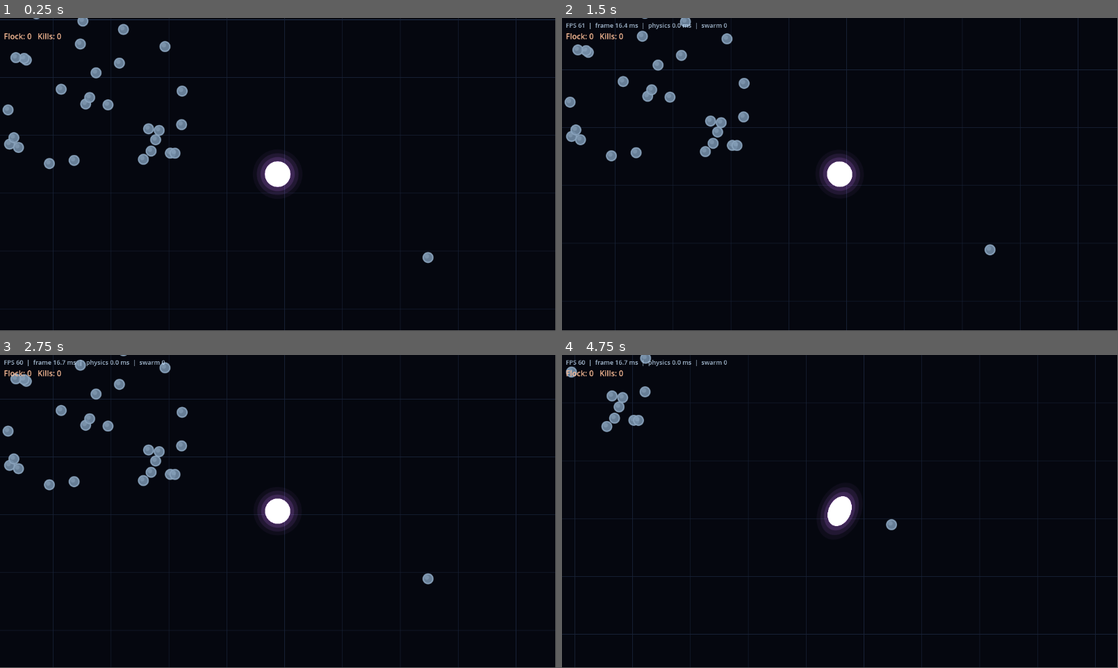
Above: before the commit, frames 1-4 (two rows, left to right).
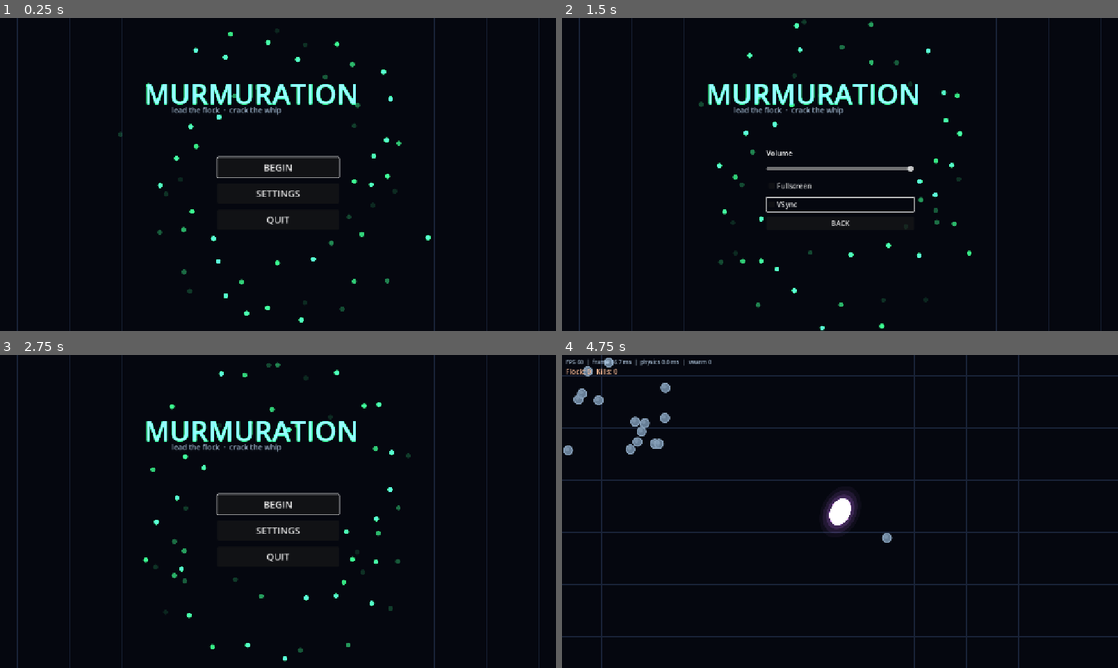
Above: after the commit, the same moments.

Repository: jadjoker/tdf
Game: Godot game, scene res://scenes/MainMenu.tscn
The game is run twice, just before and just after one commit, with the same random seed, the same clock (stepped at 60 frames per second) and the same inputs. Before the commit the project starts from res://main.tscn.
Inputs (mouse positions are in pixels of both pictures, inside the frame that each line leads up to):
- Up to frame 1 (0.25 s): no input
- Up to frame 2 (1.5 s): click (840, 193) at 0.5 s, where only the run after the commit has a clickable "SETTINGS"; click (840, 202) at 1.25 s, where only the run after the commit has a clickable "VSync"
- Up to frame 3 (2.75 s): click (278, 558) at 2 s, where only the run after the commit has a clickable "BACK"
- Up to frame 4 (4.75 s): click (840, 505) at 2.75 s, where only the run after the commit has a clickable "BEGIN"; tap Enter at 3.5 s; move the mouse to (962, 495) at 3.52 s; hold D (move_right) 3.53-4.25 s; tap M at 3.6 s; click (962, 495) at 3.67 s; drag from (728, 527) to (817, 580) at 4.27 s
In our replay, the window is 799x449 before the commit and 800x450 after it. These sizes can differ from the game's own. Grey fills any space a smaller window leaves; there, only what the larger window draws over its background counts as a difference.

The runs differ from the first frame. In frame 1, 7.2% of the frame differs, in the area x 0-100%, y 0-100%; in frame 2, 7.4%; in frame 3, 7.1%; in frame 4, 6.7%.

Commit message:
v0.4 shell: main menu, settings, gamepad, display scaling
- Procedural MURMURATION title screen with ambient flock, best-run stats,
  BEGIN/SETTINGS/QUIT (controller focus navigation)
- Settings (volume/fullscreen/vsync) persisted in save.cfg and applied on
  boot; run-best writes no longer clobber the settings section
- Gamepad: left-stick movement, Start = pause, A = restart, focus-nav
  upgrade cards; M returns to menu from pause/death
- 1280x720 canvas_items stretch for fullscreen and Steam Deck

Co-Authored-By: Claude Fable 5 <noreply@anthropic.com>

Diff:
--- a/project.godot
+++ b/project.godot
@@ -11,9 +11,16 @@
 [application]
 
 config/name="Murmuration"
-run/main_scene="uid://dg8f5v0hjxn0t"
+run/main_scene="res://scenes/MainMenu.tscn"
 config/features=PackedStringArray("4.4", "Forward Plus")
 config/icon="res://icon.svg"
+
+[display]
+
+window/size/viewport_width=1280
+window/size/viewport_height=720
+window/stretch/mode="canvas_items"
+window/stretch/aspect="keep"
 
 [rendering]
 
@@ -26,23 +33,27 @@
 "deadzone": 0.2,
 "events": [Object(InputEventKey,"resource_local_to_scene":false,"resource_name":"","device":-1,"window_id":0,"alt_press …(192 unchanged characters)…
 , Object(InputEventKey,"resource_local_to_scene":false,"resource_name":"","device":-1,"window_id":0,"alt_pressed":false …(186 unchanged characters)…
+, Object(InputEventJoypadMotion,"resource_local_to_scene":false,"resource_name":"","device":-1,"axis":1,"axis_value":-1.0,"script":null)
 ]
 }
 move_down={
 "deadzone": 0.2,
 "events": [Object(InputEventKey,"resource_local_to_scene":false,"resource_name":"","device":-1,"window_id":0,"alt_press …(192 unchanged characters)…
 , Object(InputEventKey,"resource_local_to_scene":false,"resource_name":"","device":-1,"window_id":0,"alt_pressed":false …(186 unchanged characters)…
+, Object(InputEventJoypadMotion,"resource_local_to_scene":false,"resource_name":"","device":-1,"axis":1,"axis_value":1.0,"script":null)
 ]
 }
 move_left={
 "deadzone": 0.2,
 "events": [Object(InputEventKey,"resource_local_to_scene":false,"resource_name":"","device":-1,"window_id":0,"alt_press …(191 unchanged characters)…
 , Object(InputEventKey,"resource_local_to_scene":false,"resource_name":"","device":-1,"window_id":0,"alt_pressed":false …(186 unchanged characters)…
+, Object(InputEventJoypadMotion,"resource_local_to_scene":false,"resource_name":"","device":-1,"axis":0,"axis_value":-1.0,"script":null)
 ]
 }
 move_right={
 "deadzone": 0.2,
 "events": [Object(InputEventKey,"resource_local_to_scene":false,"resource_name":"","device":-1,"window_id":0,"alt_press …(192 unchanged characters)…
 , Object(InputEventKey,"resource_local_to_scene":false,"resource_name":"","device":-1,"window_id":0,"alt_pressed":false …(186 unchanged characters)…
+, Object(InputEventJoypadMotion,"resource_local_to_scene":false,"resource_name":"","device":-1,"axis":0,"axis_value":1.0,"script":null)
 ]
 }
--- /dev/null
+++ b/scenes/MainMenu.tscn
@@ -0,0 +1,6 @@
+[gd_scene load_steps=2 format=3]
+
+[ext_resource type="Script" path="res://scripts/main_menu.gd" id="1_menu"]
+
+[node name="MainMenu" type="Node2D"]
+script = ExtResource("1_menu")
--- /dev/null
+++ b/scripts/game_settings.gd
@@ -0,0 +1,37 @@
+extends RefCounted
+
+# Shared load/apply for user settings, stored in the same save.cfg as run bests.
+# Static so any scene can `preload(...).apply_saved()` without an autoload.
+
+const PATH := "user://save.cfg"
+
+
+static func load_all() -> ConfigFile:
+	var cfg := ConfigFile.new()
+	cfg.load(PATH)   # missing file is fine — defaults below
+	return cfg
+
+
+static func apply_saved() -> void:
+	apply(load_all())
+
+
+static func apply(cfg: ConfigFile) -> void:
+	var vol: float = cfg.get_value("settings", "volume", 1.0)
+	AudioServer.set_bus_volume_db(0, linear_to_db(clampf(vol, 0.0001, 1.0)))
+
+	if DisplayServer.get_name() == "headless":
+		return
+	var fs: bool = cfg.get_value("settings", "fullscreen", false)
+	DisplayServer.window_set_mode(
+		DisplayServer.WINDOW_MODE_FULLSCREEN if fs else DisplayServer.WINDOW_MODE_WINDOWED)
+	var vs: bool = cfg.get_value("settings", "vsync", true)
+	DisplayServer.window_set_vsync_mode(
+		DisplayServer.VSYNC_ENABLED if vs else DisplayServer.VSYNC_DISABLED)
+
+
+static func save_setting(key: String, value) -> void:
+	# Load-modify-save so run bests in the same file are never clobbered
+	var cfg := load_all()
+	cfg.set_value("settings", key, value)
+	cfg.save(PATH)
--- /dev/null
+++ b/scripts/main_menu.gd
@@ -0,0 +1,193 @@
+extends Node2D
+
+# MURMURATION title screen. Everything procedural: neon glow environment,
+# world grid, an ambient decorative flock, and code-built UI.
+# Settings persist to user://save.cfg [settings] via game_settings.gd.
+
+const GS = preload("res://scripts/game_settings.gd")
+const _FollowerScript = preload("res://scripts/followerunit.gd")
+
+const AMBIENT_COUNT := 56
+
+var _t: float = 0.0
+var _menu_box: VBoxContainer
+var _settings_box: VBoxContainer
+var _begin_btn: Button
+
+
+func _ready() -> void:
+	GS.apply_saved()
+
+	var cam := Camera2D.new()
+	add_child(cam)
+
+	var env := Environment.new()
+	env.glow_enabled = true
+	env.glow_intensity = 1.0
+	env.glow_strength = 1.05
+	env.glow_bloom = 0.05
+	env.glow_blend_mode = Environment.GLOW_BLEND_MODE_SCREEN
+	env.glow_hdr_threshold = 1.1
+	var we := WorldEnvironment.new()
+	we.environment = env
+	add_child(we)
+
+	var grid := preload("res://scripts/grid_background.gd").new()
+	add_child(grid)
+
+	_build_ui()
+
+
+func _process(delta: float) -> void:
+	_t += delta
+	queue_redraw()
+
+
+func _draw() -> void:
+	# Ambient murmuration: deterministic per-index orbits with sine wobble
+	var c: Color = _FollowerScript.COLOR_SWARM
+	for i in range(AMBIENT_COUNT):
+		var fi := float(i)
+		var radius: float = 170.0 + fmod(fi * 47.0, 190.0)
+		var speed: float = 0.10 + fmod(fi, 7.0) * 0.028
+		var angle: float = _t * speed + fi * 2.39996   # golden-angle spread
+		var pos := Vector2(cos(angle), sin(angle)) * radius
+		pos += Vector2(sin(_t * 1.3 + fi) * 16.0, cos(_t * 1.7 + fi * 0.7) * 12.0)
+		var a: float = 0.35 + 0.3 * sin(_t * 0.9 + fi)
+		draw_circle(pos, 5.0, Color(c.r, c.g, c.b, a), true, -1.0, true)
+
+
+func _build_ui() -> void:
+	var layer := CanvasLayer.new()
+	add_child(layer)
+
+	var title := Label.new()
+	title.text = "MURMURATION"
+	title.add_theme_font_size_override("font_size", 64)
+	title.modulate = Color(0.6, 2.6, 1.5)
+	title.horizontal_alignment = HORIZONTAL_ALIGNMENT_CENTER
+	title.set_anchors_and_offsets_preset(Control.PRESET_CENTER)
+	title.size = Vector2(900.0, 80.0)
+	title.position += Vector2(-450.0, -220.0)
+	layer.add_child(title)
+
+	var tag := Label.new()
+	tag.text = "lead the flock  ·  crack the whip"
+	tag.add_theme_font_size_override("font_size", 17)
+	tag.modulate = Color(0.7, 0.8, 0.9, 0.85)
+	tag.horizontal_alignment = HORIZONTAL_ALIGNMENT_CENTER
+	tag.set_anchors_and_offsets_preset(Control.PRESET_CENTER)
+	tag.size = Vector2(900.0, 26.0)
+	tag.position += Vector2(-450.0, -150.0)
+	layer.add_child(tag)
+
+	# Best-run line from save
+	var cfg := GS.load_all()
+	var bs: int = cfg.get_value("run", "best_score", 0)
+	var bt: int = cfg.get_value("run", "best_time_s", 0)
+	if bs > 0 or bt > 0:
+		var best := Label.new()
+		best.text = "best score %d   ·   longest flight %d:%02d" % [bs, bt / 60, bt % 60]
+		best.add_theme_font_size_override("font_size", 14)
+		best.modulate = Color(2.0, 1.6, 0.8, 0.9)
+		best.horizontal_alignment = HORIZONTAL_ALIGNMENT_CENTER
+		best.set_anchors_and_offsets_preset(Control.PRESET_CENTER)
+		best.size = Vector2(900.0, 22.0)
+		best.position += Vector2(-450.0, -118.0)
+		layer.add_child(best)
+
+	# Main buttons
+	_menu_box = VBoxContainer.new()
+	_menu_box.set_anchors_and_offsets_preset(Control.PRESET_CENTER)
+	_menu_box.size = Vector2(280.0, 200.0)
+	_menu_box.position += Vector2(-140.0, -40.0)
+	_menu_box.add_theme_constant_override("separation", 14)
+	layer.add_child(_menu_box)
+
+	_begin_btn = _menu_button("BEGIN", _on_begin)
+	_menu_button("SETTINGS", _on_settings)
+	_menu_button("QUIT", _on_quit)
+	_begin_btn.grab_focus()   # controller/keyboard navigation works out of the box
+
+	# Settings panel (hidden until opened)
+	_settings_box = VBoxContainer.new()
+	_settings_box.set_anchors_and_offsets_preset(Control.PRESET_CENTER)
+	_settings_box.size = Vector2(340.0, 240.0)
+	_settings_box.position += Vector2(-170.0, -60.0)
+	_settings_box.add_theme_constant_override("separation", 12)
+	_settings_box.visible = false
+	layer.add_child(_settings_box)
+
+	var vol_label := Label.new()
+	vol_label.text = "Volume"
+	_settings_box.add_child(vol_label)
+
+	var vol := HSlider.new()
+	vol.min_value = 0.0
+	vol.max_value = 1.0
+	vol.step = 0.05
+	vol.value = cfg.get_value("settings", "volume", 1.0)
+	vol.custom_minimum_size = Vector2(320.0, 24.0)
+	vol.value_changed.connect(_on_volume)
+	_settings_box.add_child(vol)
+
+	var fs := CheckBox.new()
+	fs.text = "Fullscreen"
+	fs.button_pressed = cfg.get_value("settings", "fullscreen", false)
+	fs.toggled.connect(_on_fullscreen)
+	_settings_box.add_child(fs)
+
+	var vs := CheckBox.new()
+	vs.text = "VSync"
+	vs.button_pressed = cfg.get_value("settings", "vsync", true)
+	vs.toggled.connect(_on_vsync)
+	_settings_box.add_child(vs)
+
+	var back := Button.new()
+	back.text = "BACK"
+	back.pressed.connect(_on_settings_back)
+	_settings_box.add_child(back)
+
+
+func _menu_button(label: String, handler: Callable) -> Button:
+	var btn := Button.new()
+	btn.text = label
+	btn.add_theme_font_size_override("font_size", 22)
+	btn.custom_minimum_size = Vector2(280.0, 46.0)
+	btn.pressed.connect(handler)
+	_menu_box.add_child(btn)
+	return btn
+
+
+func _on_begin() -> void:
+	get_tree().change_scene_to_file("res://main.tscn")
+
+
+func _on_settings() -> void:
+	_menu_box.visible = false
+	_settings_box.visible = true
+
+
+func _on_settings_back() -> void:
+	_settings_box.visible = false
+	_menu_box.visible = true
+	_begin_btn.grab_focus()
+
+
+func _on_quit() -> void:
+	get_tree().quit()
+
+
+func _on_volume(v: float) -> void:
+	GS.save_setting("volume", v)
+	AudioServer.set_bus_volume_db(0, linear_to_db(clampf(v, 0.0001, 1.0)))
+
+
+func _on_fullscreen(on: bool) -> void:
+	GS.save_setting("fullscreen", on)
+	GS.apply_saved()
+
+
+func _on_vsync(on: bool) -> void:
+	GS.save_setting("vsync", on)
+	GS.apply_saved()
--- a/scripts/pause_controller.gd
+++ b/scripts/pause_controller.gd
@@ -17,15 +17,19 @@
 		var restart := false
 		if event is InputEventKey and event.pressed and event.keycode == KEY_R:
 			restart = true
-		# Tap/click restart, delayed so the death click doesn't skip the screen
-		elif event is InputEventMouseButton and event.pressed \
-				and Time.get_ticks_msec() - _phase._game_over_at_ms > 800:
+		elif event is InputEventKey and event.pressed and event.keycode == KEY_M:
+			_go_to_menu()
+			return
+		# Tap/click/gamepad-A restart, delayed so the death input doesn't skip the screen
+		elif (event is InputEventMouseButton or (event is InputEventJoypadButton and event.button_index == JOY_BUTTON_A)) \
+				and event.pressed and Time.get_ticks_msec() - _phase._game_over_at_ms > 800:
 			restart = true
 		if restart:
 			_phase.request_restart()
 		return
 
-	# Upgrade cards: 1/2/3 pick (clicks work too — the layer is ALWAYS-mode)
+	# Upgrade cards: 1/2/3 pick; clicks and controller focus-navigation (dpad/stick
+	# + A) also work because the layer is ALWAYS-mode and the first card grabs focus
 	if _phase._upgrade_layer != null:
 		if event is InputEventKey and event.pressed:
 			match event.keycode:
@@ -39,3 +43,13 @@
 			_phase.toggle_pause()
 		elif event.keycode == KEY_R and get_tree().paused:
 			_phase.request_restart()
+		elif event.keycode == KEY_M and get_tree().paused:
+			_go_to_menu()
+	elif event is InputEventJoypadButton and event.pressed and event.button_index == JOY_BUTTON_START:
+		_phase.toggle_pause()
+
+
+func _go_to_menu() -> void:
+	get_tree().paused = false
+	Engine.time_scale = 1.0
+	get_tree().change_scene_to_file("res://scenes/MainMenu.tscn")
--- a/scripts/phase_1.gd
+++ b/scripts/phase_1.gd
@@ -124,6 +124,7 @@
 func _ready() -> void:
 	randomize()
 	_run_start_ms = Time.get_ticks_msec()
+	preload("res://scripts/game_settings.gd").apply_saved()
 	_load_save()
 	spawn_followers()
 	_build_swarm_renderers()
@@ -531,7 +532,9 @@
 
 
 func _write_save() -> void:
+	# Load-modify-save: the same file holds [settings] — don't clobber it
 	var cfg := ConfigFile.new()
+	cfg.load(SAVE_PATH)
 	cfg.set_value("run", "best_score", best_score)
 	cfg.set_value("run", "best_time_s", best_time_s)
 	cfg.save(SAVE_PATH)
@@ -586,7 +589,7 @@
 	layer.add_child(stats)
 
 	var hint := Label.new()
-	hint.text = "Press R — or tap — to lead a new murmuration"
+	hint.text = "R or tap — fly again        M — menu"
 	hint.add_theme_font_size_override("font_size", 16)
 	hint.modulate = Color(0.6, 0.65, 0.75)
 	hint.horizontal_alignment = HORIZONTAL_ALIGNMENT_CENTER
@@ -639,6 +642,8 @@
 		btn.position += Vector2(-(card_w * 1.5 + gap) + float(i) * (card_w + gap), -card_h * 0.5)
 		btn.pressed.connect(pick_upgrade.bind(i))
 		_upgrade_layer.add_child(btn)
+		if i == 0:
+			btn.grab_focus()   # controller: dpad/stick between cards, A to pick
 
 
 func pick_upgrade(index: int) -> void:
@@ -694,7 +699,7 @@
 		_pause_layer.add_child(overlay)
 
 		var lbl := Label.new()
-		lbl.text = "PAUSED\n\nEsc — resume        R — restart"
+		lbl.text = "PAUSED\n\nEsc — resume        R — restart        M — menu"
 		lbl.add_theme_font_size_override("font_size", 28)
 		lbl.modulate = Color(0.9, 0.95, 1.1)
 		lbl.horizontal_alignment = HORIZONTAL_ALIGNMENT_CENTER
Not shown, changed: PROJECT_BIBLE.md
